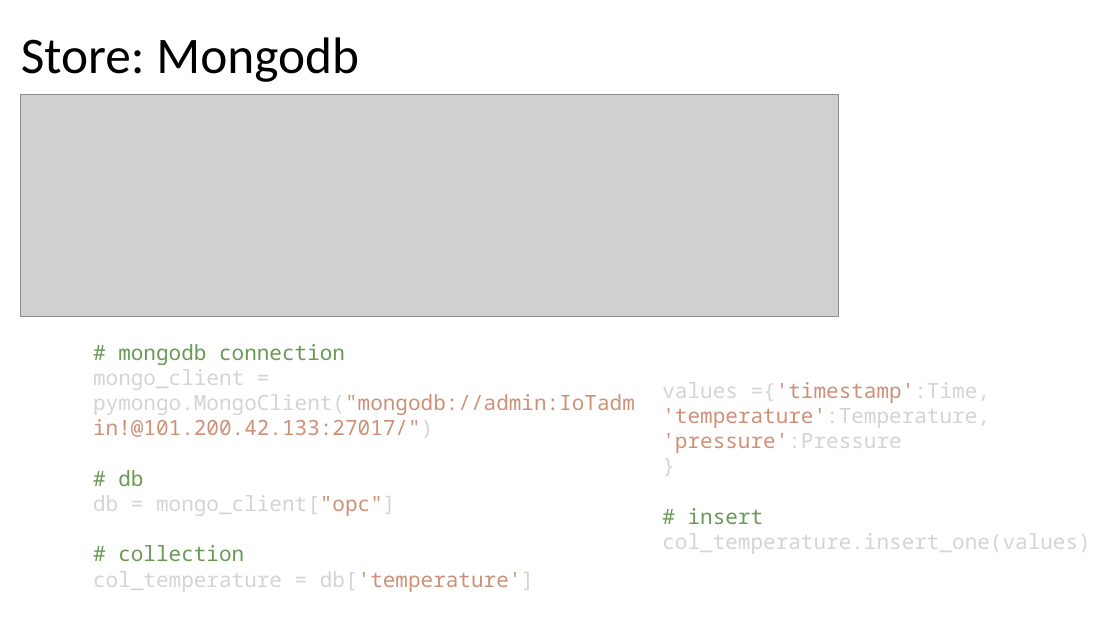
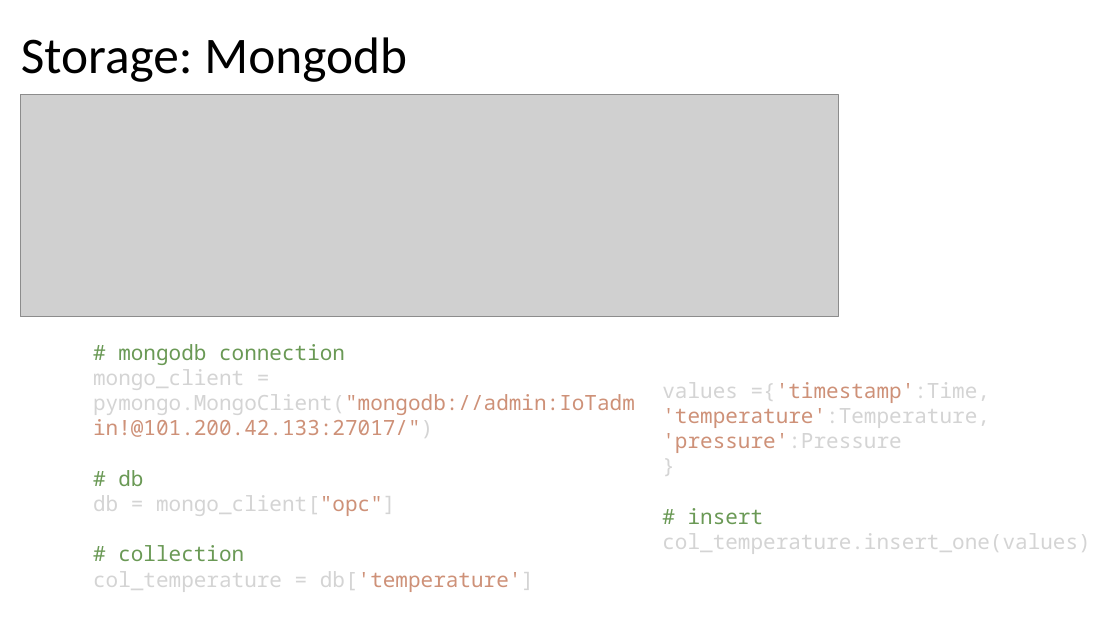
Before and after one commit to stvgz/python-opc-example, a slide deck: slide 7 of opc-ua-examples.pptx. Drawn at 1120x630 pixels with LibreOffice and Linux fonts; fonts in the diff are those of the drawing; grey boxes stand for pictures. Boxes give left, top, right and bottom in pixels: in the first picture for what was removed or moved away, otherwise in the second. Text is boxed around its words. In the diff, an @@ line names an element or a change of style, - is before the commit and + after.

```diff
--- a/opc-ua-examples.pptx
+++ b/opc-ua-examples.pptx
@@ title at box(21, 37, 407, 82): text changed @@
-Store: Mongodb
+Storage: Mongodb
```
Also in this commit, not shown: 1 slide added, 2 other files.
